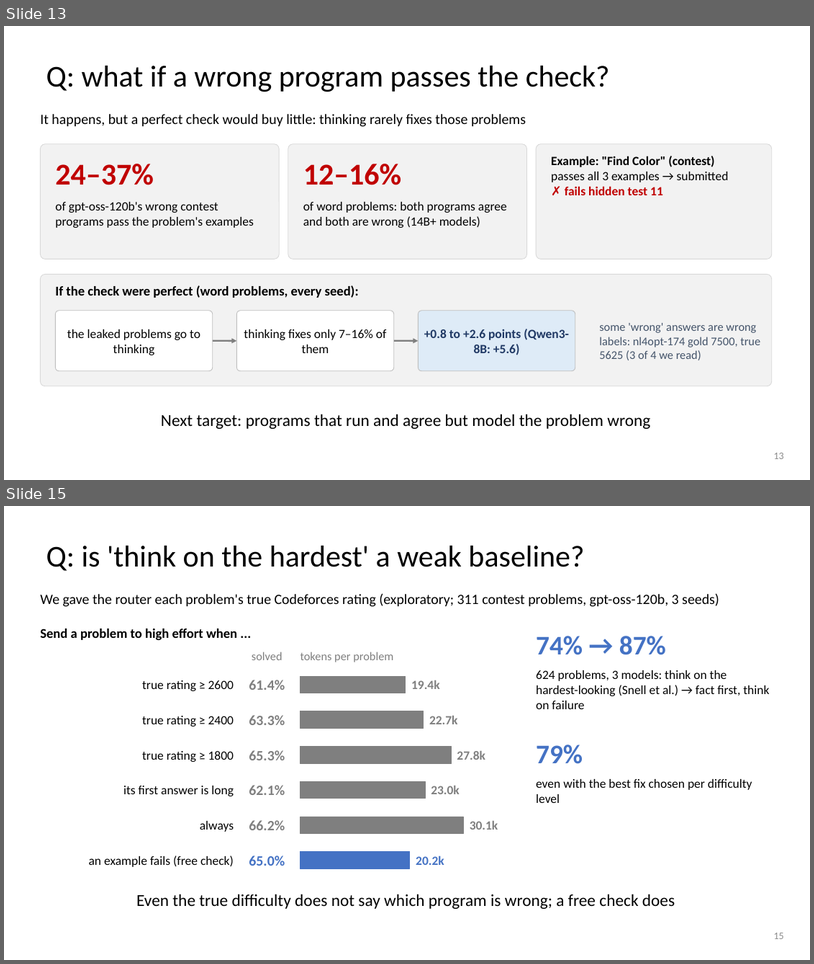
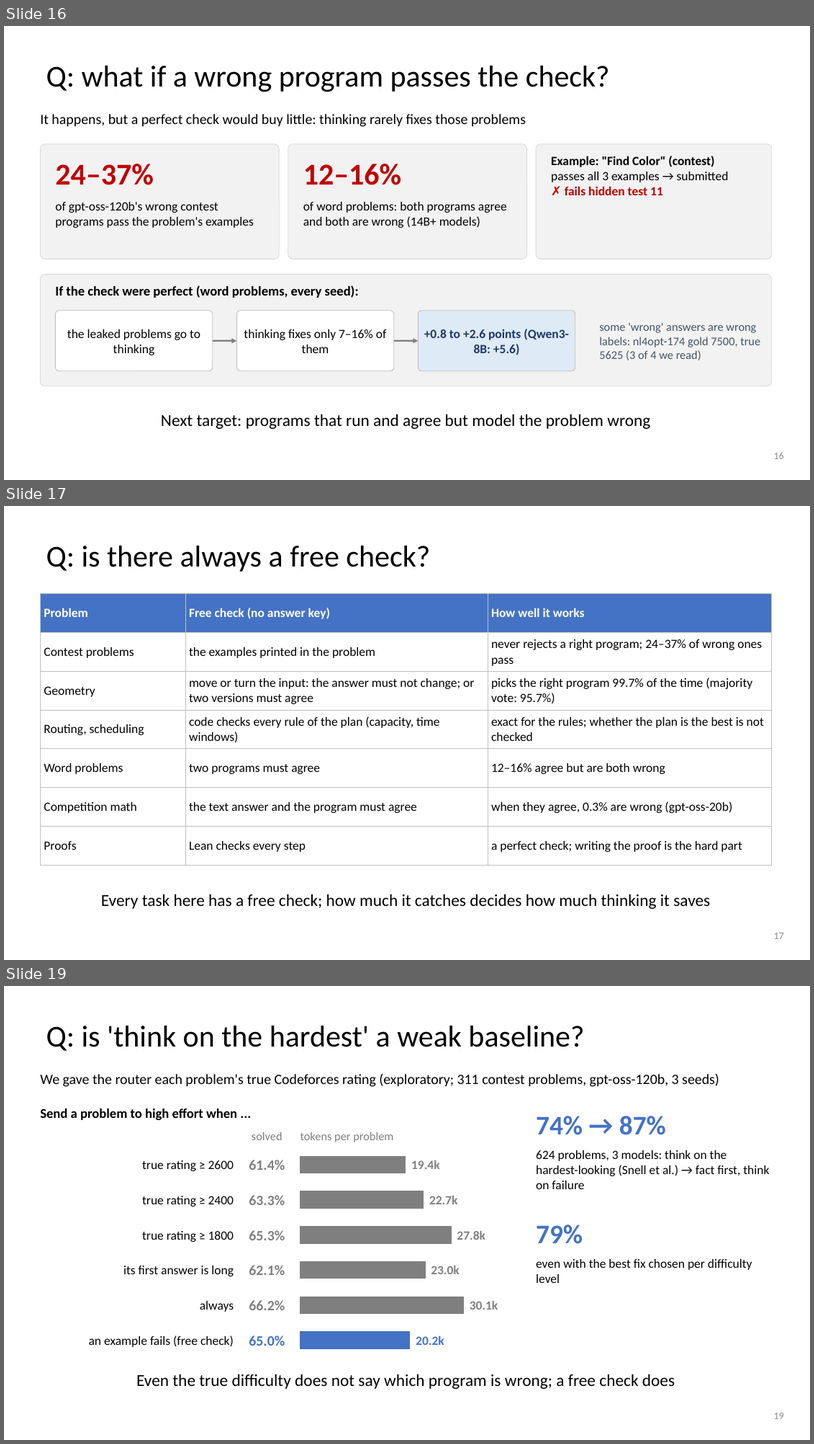
Before and after one commit to dlwns147/CSED490E_Project_Team5, a slide deck: PROPOSAL_slides.pptx. Shown one above the other, each under a label of ours: slides 13 and 15 before the commit, slides 16, 17 and 19 after it; the slides between them are not shown. The pictures are 814x964 and 814x1444 pixels, drawn with LibreOffice and Linux fonts; fonts in the diff are those of the drawing. Boxes give left, top, right and bottom in pixels: in the first picture for what was removed or moved away, otherwise in the second. Text is boxed around its words. In the diff, an @@ line names an element or a change of style, - is before the commit and + after.

```diff
--- a/PROPOSAL_slides.pptx
+++ b/PROPOSAL_slides.pptx
@@ slide 17 added at box(4, 506, 810, 960), background #FFFFFF @@
@@ title added at box(46, 546, 430, 572), 36 pt, text #000000 @@
+Q: is there always a free check?
@@ table added at box(40, 594, 772, 854), 7 rows, 3 columns @@
+Problem | Free check (no answer key) | How well it works
+Contest problems | the examples printed in the problem | never rejects a right program; 24–37% of wrong ones pass
+Geometry | move or turn the input: the answer must not change; or two versions must agree | picks the right program 99.7% of the time (majority vote: 95.7%)
+Routing, scheduling | code checks every rule of the plan (capacity, time windows) | exact for the rules; whether the plan is the best is not checked
+Word problems | two programs must agree | 12–16% agree but are both wrong
+Competition math | the text answer and the program must agree | when they agree, 0.3% are wrong (gpt-oss-20b)
+Proofs | Lean checks every step | a perfect check; writing the proof is the hard part
@@ text added at box(101, 893, 710, 908), 20 pt, text #000000 @@
+Every task here has a free check; how much it catches decides how much thinking it saves
@@ page number added at box(774, 932, 784, 939), 12 pt, text #8C8C8C @@
+17
@@ what was slide 13 is now slide 16 @@
@@ page number at box(774, 452, 784, 459): text changed @@
-13
+16
@@ what was slide 15 is now slide 19 @@
```
Also in this commit, not shown: 7 slides changed, 3 other slides added, 4 slides removed, 10 other files.
